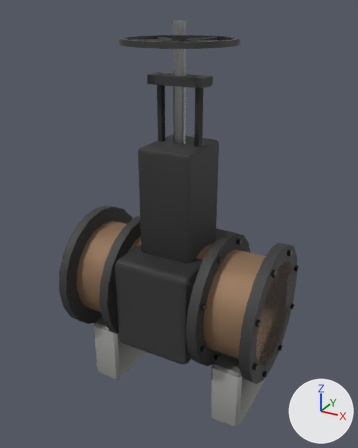
What one commit did to the glTF model assets/models/props/gate_valve.glb.
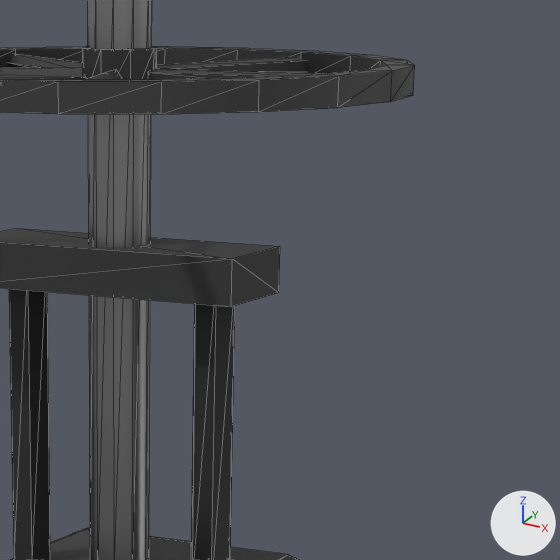
Each version appears first whole from a camera (50 mm lens) standing at (1.347, -2.456, 2.42) and looking at (-0.006, 0.004, 1.19), and next in a close-up on the part from 43% to 76% of the width and 6% to 31% of the height. Arrows for +X, +Y and +Z are at lower right; the lights stay in place. The last two pictures show the newer version. The close-ups show mesh edges as thin lines. Vertices at exactly the same position are counted once.

Objects in the first close-up: 'static'.
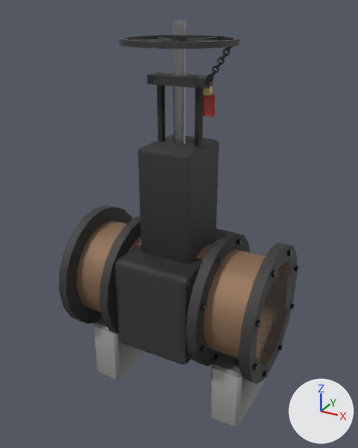
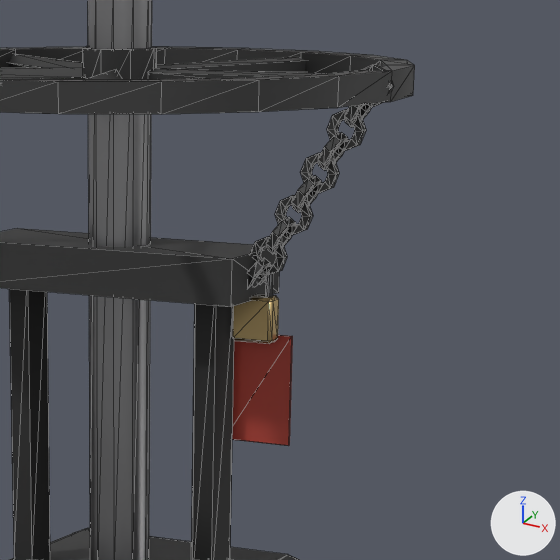
What changed in the scene script:
```text
Add mat_red:
    mat_red = bpy.data.materials.new('Red')
    # nodes: BsdfPrincipled, Mix, OutputMaterial, VertexColor
    # colours: red #bc4538, mixed with the vertex colours
Add mat_brass:
    mat_brass = bpy.data.materials.new('Brass')
    # nodes: BsdfPrincipled, Mix, OutputMaterial, VertexColor
    # colours: beige #e1c489, mixed with the vertex colours
Change me_static:
    used by ob_static; location = (0.0, 0.0, 0.0)
    remove me_static.from_pydata(...)  # 1040 vertices, 1876 faces; spans x -0.67..0.67, y -0.42..0.42, z 0.0..2.35
    add me_static.from_pydata(...)  # 1432 vertices, 2644 faces; spans x -0.67..0.67, y -0.42..0.42, z 0.0..2.35
    me_static part 1: the loose piece of 24 vertices spanning x -0.55..-0.35, y -0.25..0.25, z 0.0..0.43 is copied, and the copy is scaled about its middle by (0.257, 0.0355, 0.111), then moved by (0.62, 0.0, 1.79), in mat_brass; it spans x 0.14..0.2, y -0.01..0.01, z 1.98..2.03
    me_static part 2: a new loose piece, a box spanning x 0.13..0.21, y 0.0105..0.0135, z 1.867..1.987, in mat_red
    me_static part 3: 360 vertices added at x 0.15..0.32, y -0.02..0.02, z 2.02..2.27
    me_static part 4: 60 kept faces spanning x -0.17..0.32, y -0.28..0.32, z 1.67..2.28 get new vertex colours
    add me_static.materials.append(mat_brass)
    add me_static.materials.append(mat_red)
```

Pixel boxes [x1, y1, x2, y2] of what changed, in the close-ups (560 x 560 px):
part 1 of me_static, added
    after: [232, 294, 279, 344]
part 2 of me_static, added (red)
    after: [232, 335, 293, 446]
part 3 of me_static, added
    after: [248, 65, 394, 296]
part 4 of me_static, edited (looks the same)
    both: [88, 48, 386, 560]
